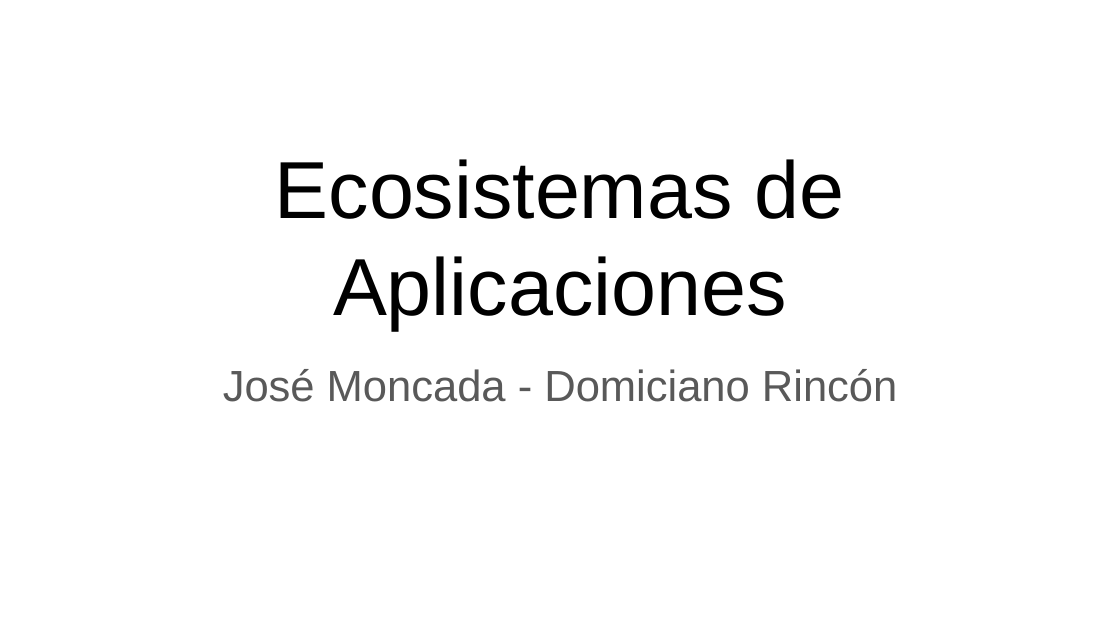
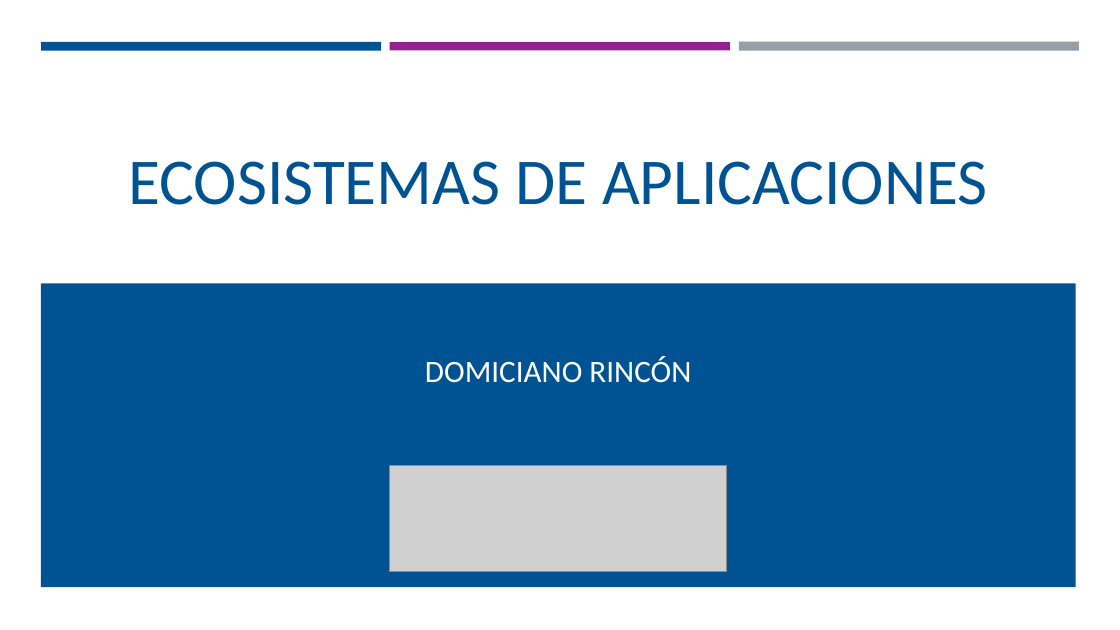
Before and after one commit to Domiciano/EcoApp201, a slide deck: slide 1 of Programa.pptx. Drawn at 1120x630 pixels with LibreOffice and Linux fonts; fonts in the diff are those of the drawing; grey boxes stand for pictures. Boxes give left, top, right and bottom in pixels: in the first picture for what was removed or moved away, otherwise in the second. Text is boxed around its words. In the diff, an @@ line names an element or a change of style, - is before the commit and + after.

```diff
--- a/Programa.pptx
+++ b/Programa.pptx
@@ rectangle added at [41,43,382,52], fill #005392 @@
@@ rectangle added at [390,43,730,50], fill #942092 @@
@@ rectangle added at [739,41,1080,50], fill #969FA7 @@
@@ title at [129,161,987,205]: text changed; size 52 to 42 pt; font Arial to Calibri; text colour #000000 to #005392 @@
-Ecosistemas de Aplicaciones
+ECOSISTEMAS DE APLICACIONES
@@ rectangle added at [41,283,1076,587], fill #005392 @@
@@ subtitle at [425,356,691,383]: text changed; size 28 to 20 pt; font Arial to Calibri; text colour #595959 to #FFFFFF @@
-José Moncada - Domiciano Rincón
+DOMICIANO RINCÓN
@@ picture added at [390,465,727,571] @@
```
Also in this commit, not shown: 12 other slides changed, 2 slides added.
